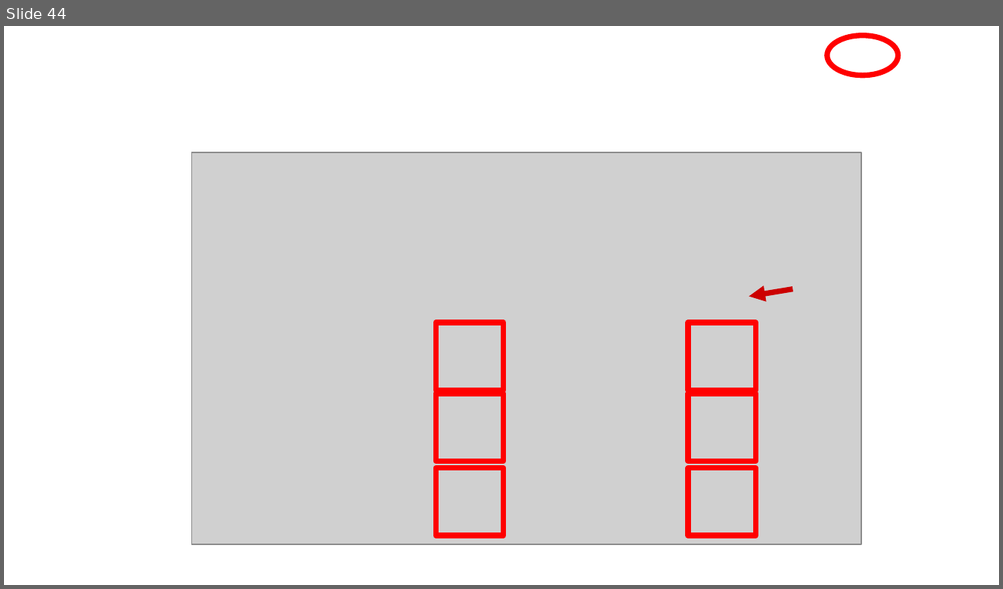
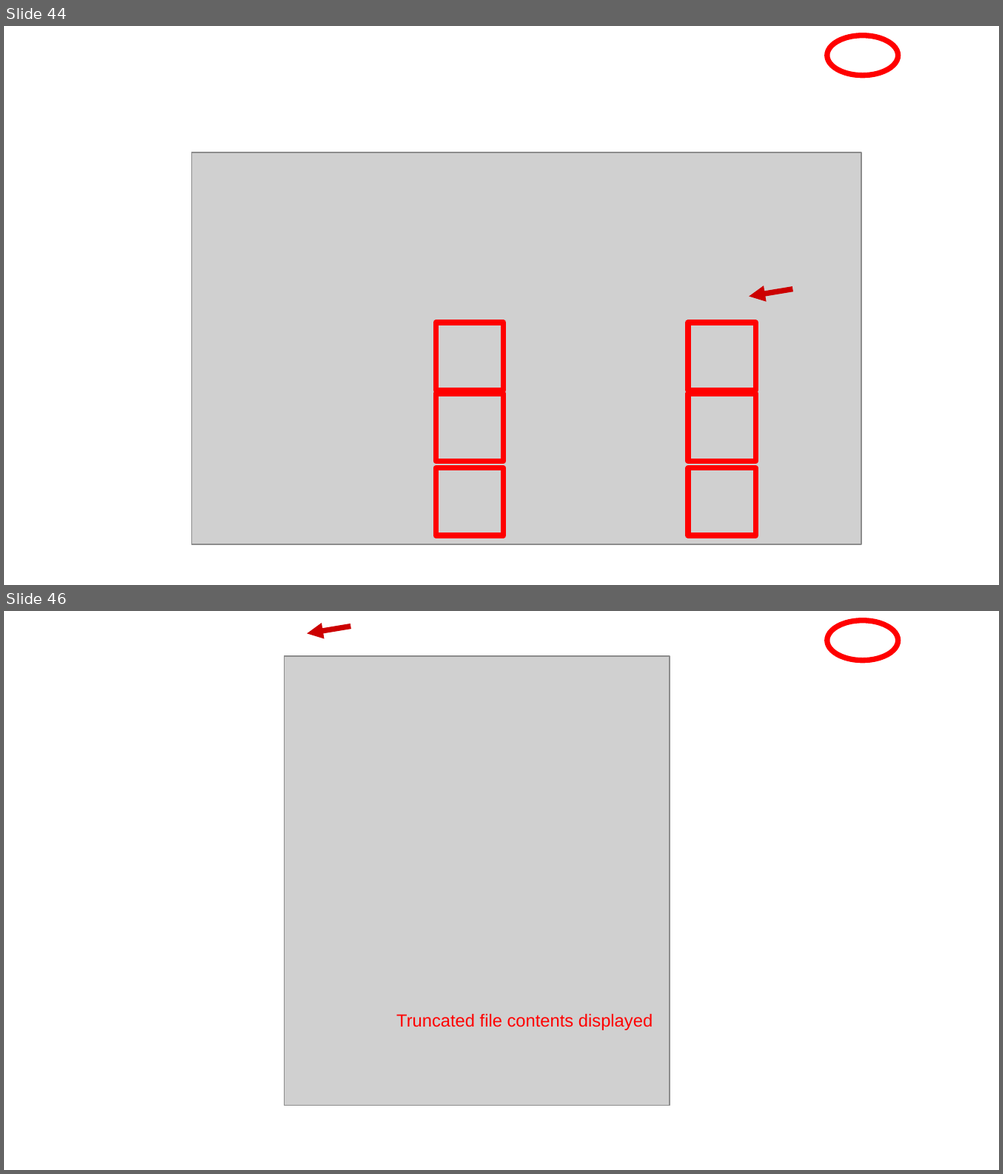
Before and after one commit to mbcladwell/ln7, a slide deck: ppt/lnwbootstrap.odp. Shown one above the other, each under a label of ours: slide 44 before the commit, slides 44 and 46 after it; the slides between them are not shown. The pictures are 1003x589 and 1003x1174 pixels, drawn with LibreOffice and Linux fonts; fonts in the diff are those of the drawing; grey boxes stand for pictures. Boxes give left, top, right and bottom in pixels: in the first picture for what was removed or moved away, otherwise in the second. Text is boxed around its words. In the diff, an @@ line names an element or a change of style, - is before the commit and + after.

```diff
--- a/ppt/lnwbootstrap.odp
+++ b/ppt/lnwbootstrap.odp
@@ slide 46 added at (4,611,999,1170), background #FFFFFF @@
@@ arrow added from (350, 627) to (307, 633), #CC0000 4.31 pt @@
@@ ellipse added at (827,620,899,660), outline #FF0000 4.31 pt @@
@@ picture added at (284,656,670,1107) @@
@@ text added at (396,1014,652,1031), 14 pt, text #FF0000 @@
+Truncated file contents displayed
```
Also in this commit, not shown: 4 slides changed, 8 other slides added, 1 slide removed, 8 other files.
